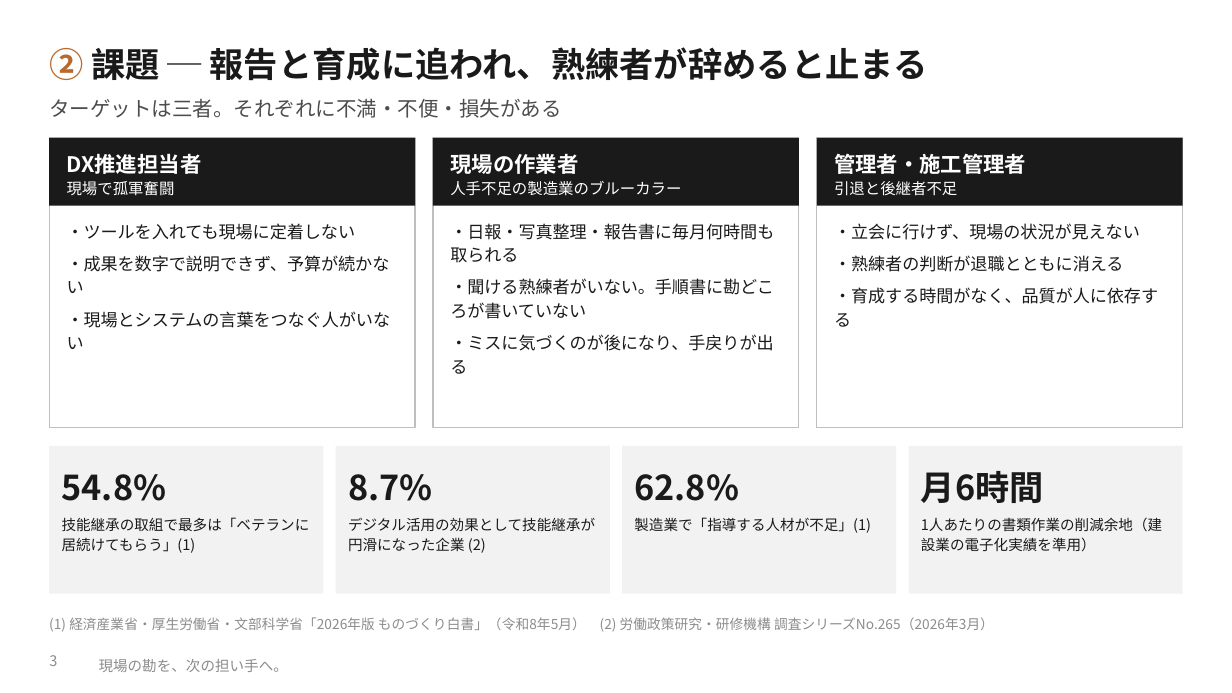
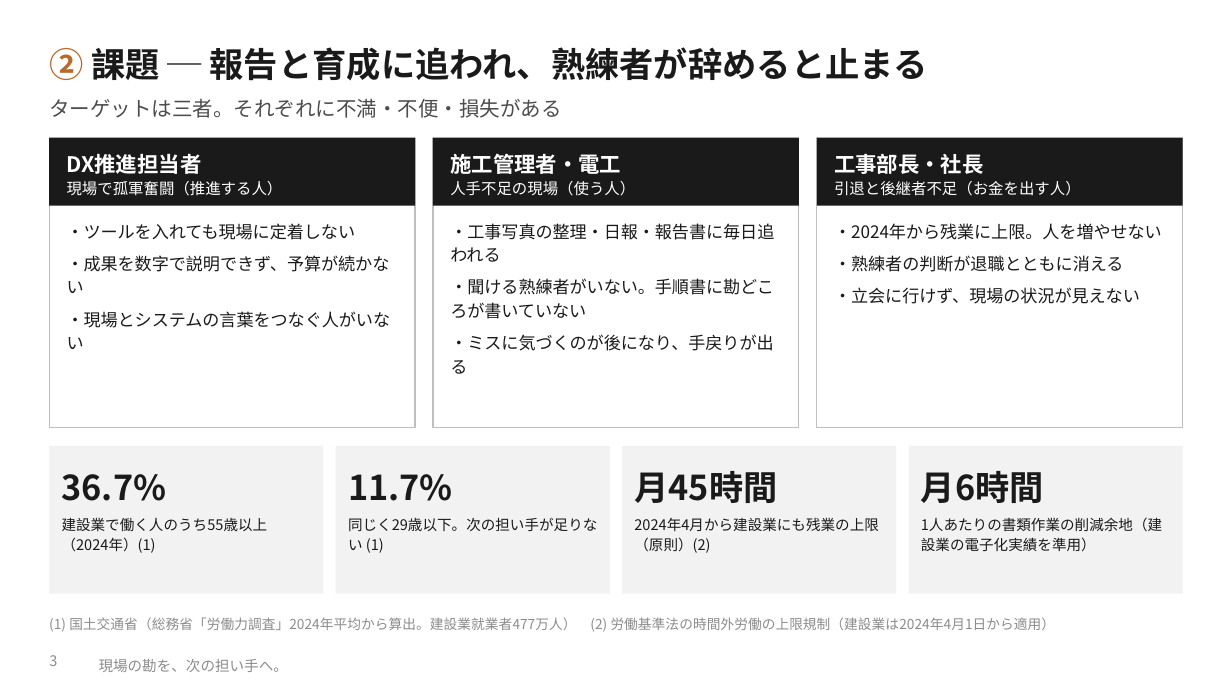
Before and after one commit to SEITOSHIKI/-ai-commute-audio-, a slide deck: slide 3 of deck/令和の虎_事業計画書_三現ワークス.pptx. Drawn at 1232x693 pixels with LibreOffice and Linux fonts; fonts in the diff are those of the drawing; background and template pictures are left out. Boxes give left, top, right and bottom in pixels: in the first picture for what was removed or moved away, otherwise in the second. Text is boxed around its words. In the diff, an @@ line names an element or a change of style, - is before the commit and + after.

```diff
--- a/deck/令和の虎_事業計画書_三現ワークス.pptx
+++ b/deck/令和の虎_事業計画書_三現ワークス.pptx
@@ text at box(450, 154, 635, 196): text changed @@
-現場の作業者
-人手不足の製造業のブルーカラー
+施工管理者・電工
+人手不足の現場（使う人）
@@ text at box(834, 154, 1081, 196): text changed; size 12.5 to 9 pt; bold off @@
-管理者・施工管理者
-引退と後継者不足
+工事部長・社長
+引退と後継者不足（お金を出す人）
@@ text at box(67, 181, 283, 196): text changed @@
-現場で孤軍奮闘
+現場で孤軍奮闘（推進する人）
@@ text at box(450, 223, 774, 262): text changed @@
-・日報・写真整理・報告書に毎月何時間も取られる
+・工事写真の整理・日報・報告書に毎日追われる
@@ text at box(834, 223, 1162, 304): paragraphs added @@
+・2024年から残業に上限。人を増やせない
+・熟練者の判断が退職とともに消える
@@ text at box(834, 287, 1158, 327): paragraphs removed @@
-・熟練者の判断が退職とともに消える
-・育成する時間がなく、品質が人に依存する
@@ text at box(62, 474, 167, 501): text changed @@
-54.8%
+36.7%
@@ text at box(348, 474, 453, 501): text changed @@
-8.7%
+11.7%
@@ text at box(634, 471, 777, 503): text changed @@
-62.8%
+月45時間
@@ text at box(62, 517, 268, 553): text changed @@
-技能継承の取組で最多は「ベテランに居続けてもらう」(1)
+建設業で働く人のうち55歳以上（2024年）(1)
@@ text at box(348, 517, 597, 553): text changed @@
-デジタル活用の効果として技能継承が円滑になった企業 (2)
+同じく29歳以下。次の担い手が足りない (1)
@@ text at box(634, 517, 878, 553): text changed @@
-製造業で「指導する人材が不足」(1)
+2024年4月から建設業にも残業の上限（原則）(2)
@@ text at box(49, 617, 1056, 632): text changed @@
-(1) 経済産業省・厚生労働省・文部科学省「2026年版 ものづくり白書」（令和8年5月） (2) 労働政策研究・研修機構 調査シリーズNo.265（2026年3月）
+(1) 国土交通省（総務省「労働力調査」2024年平均から算出。建設業就業者477万人） (2) 労働基準法の時間外労働の上限規制（建設業は2024年4月1日から適用）
```
Also in this commit, not shown: 9 other slides changed, 5 slides added, 2 slides removed, 16 other files.
